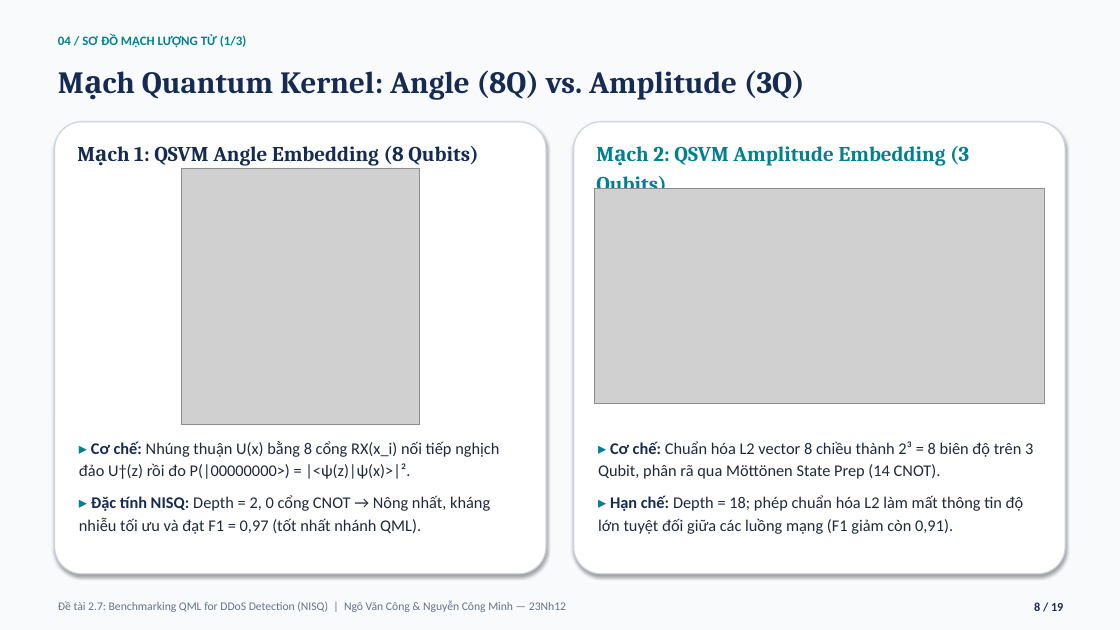
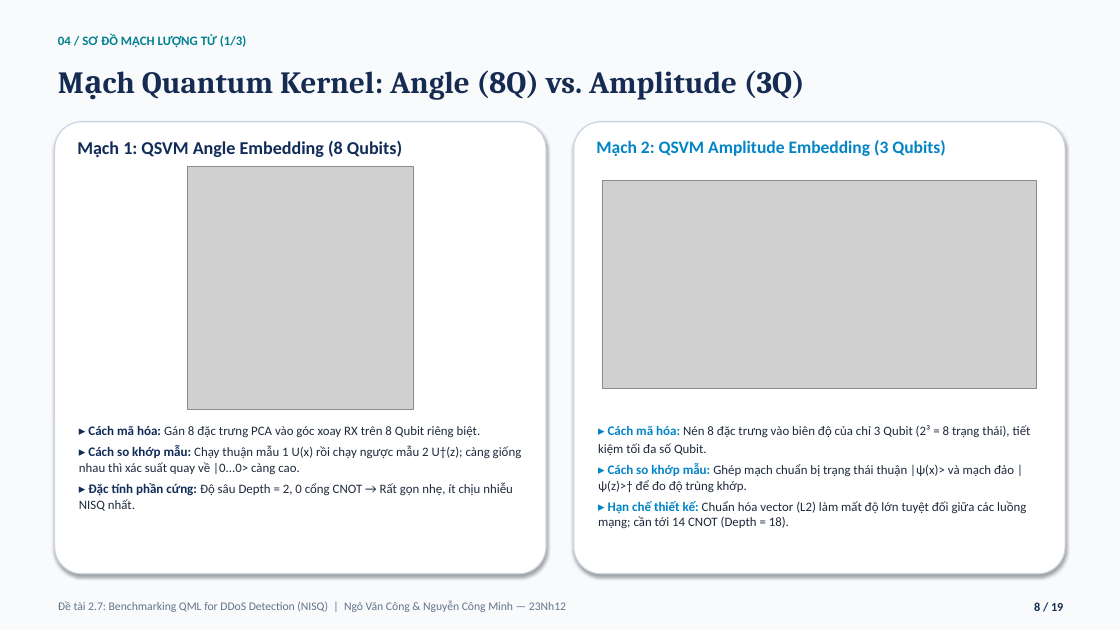
Before and after one commit to vcongggggg/qml-ddos, a slide deck: slide 8 of SLIDE_BAO_CAO_CUOI_KY_MHMM_DeTai_2_7_QML_DDoS_Cong_Minh.pptx. Drawn at 1120x630 pixels with LibreOffice and Linux fonts; fonts in the diff are those of the drawing; grey boxes stand for pictures. Boxes give left, top, right and bottom in pixels: in the first picture for what was removed or moved away, otherwise in the second. Text is boxed around its words. In the diff, an @@ line names an element or a change of style, - is before the commit and + after.

```diff
--- a/SLIDE_BAO_CAO_CUOI_KY_MHMM_DeTai_2_7_QML_DDoS_Cong_Minh.pptx
+++ b/SLIDE_BAO_CAO_CUOI_KY_MHMM_DeTai_2_7_QML_DDoS_Cong_Minh.pptx
@@ text "Mạch 1: QSVM Angle Embedding ..." at [77,140,402,158]: size 18 to 15.5 pt, font Cambria to Calibri, text colour #162B52 to #102C57 @@
@@ text "Mạch 2: QSVM Amplitude Embedding ..." at [596,140,946,156]: size 18 to 15 pt, font Cambria to Calibri, text colour #028090 to #0284C7 @@
@@ picture: place and size @@
-picture at [181,168,419,424]
+picture at [187,166,413,410]
@@ picture: place and size @@
-picture at [595,188,1044,404]
+picture at [602,181,1036,389]
@@ text at [79,425,522,511]: text changed; size 14 to 11 pt @@
-▸ Cơ chế: Nhúng thuận U(x) bằng 8 cổng RX(x_i) nối tiếp nghịch đảo U†(z) rồi đo P(|00000000>) = |<ψ(z)|ψ(x)>|².
-▸ Đặc tính NISQ: Depth = 2, 0 cổng CNOT → Nông nhất, kháng nhiễu tối ưu và đạt F1 = 0,97 (tốt nhất nhánh QML).
+▸ Cách mã hóa: Gán 8 đặc trưng PCA vào góc xoay RX trên 8 Qubit riêng biệt.
+▸ Cách so khớp mẫu: Chạy thuận mẫu 1 U(x) rồi chạy ngược mẫu 2 U†(z); càng giống nhau thì xác suất quay về |0...0> càng cao.
+▸ Đặc tính phần cứng: Độ sâu Depth = 2, 0 cổng CNOT → Rất gọn nhẹ, ít chịu nhiễu NISQ nhất.
@@ text at [598,425,1031,528]: text changed; size 14 to 11 pt @@
-▸ Cơ chế: Chuẩn hóa L2 vector 8 chiều thành 2³ = 8 biên độ trên 3 Qubit, phân rã qua Möttönen State Prep (14 CNOT).
-▸ Hạn chế: Depth = 18; phép chuẩn hóa L2 làm mất thông tin độ lớn tuyệt đối giữa các luồng mạng (F1 giảm còn 0,91).
+▸ Cách mã hóa: Nén 8 đặc trưng vào biên độ của chỉ 3 Qubit (2³ = 8 trạng thái), tiết kiệm tối đa số Qubit.
+▸ Cách so khớp mẫu: Ghép mạch chuẩn bị trạng thái thuận |ψ(x)> và mạch đảo |ψ(z)>† để đo độ trùng khớp.
+▸ Hạn chế thiết kế: Chuẩn hóa vector (L2) làm mất độ lớn tuyệt đối giữa các luồng mạng; cần tới 14 CNOT (Depth = 18).
```
Also in this commit, not shown: 3 other slides changed, 1 other file.
